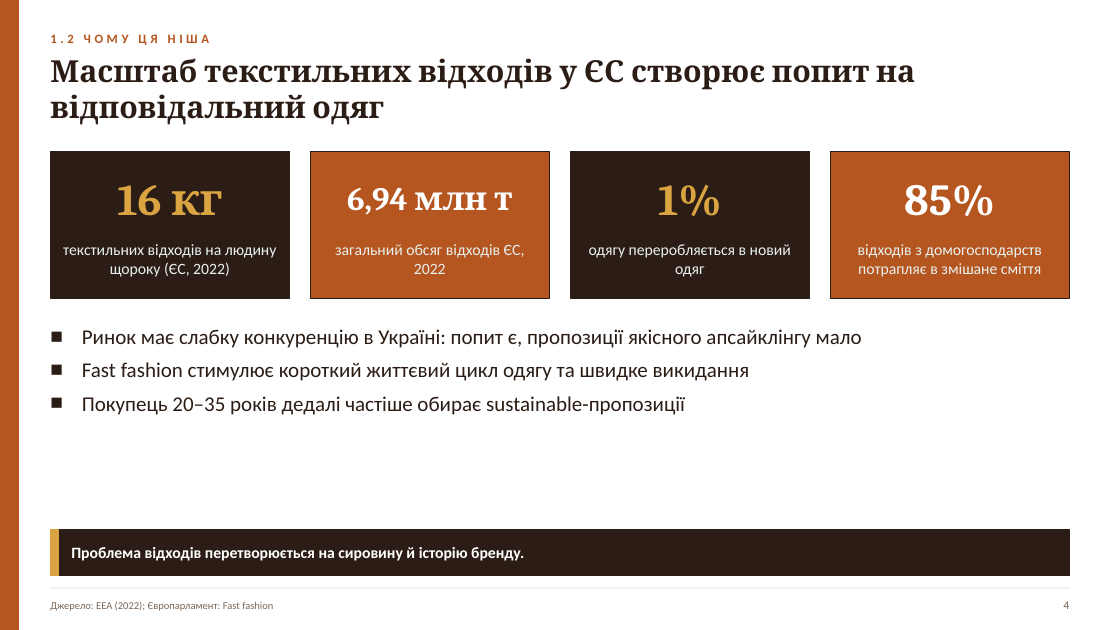
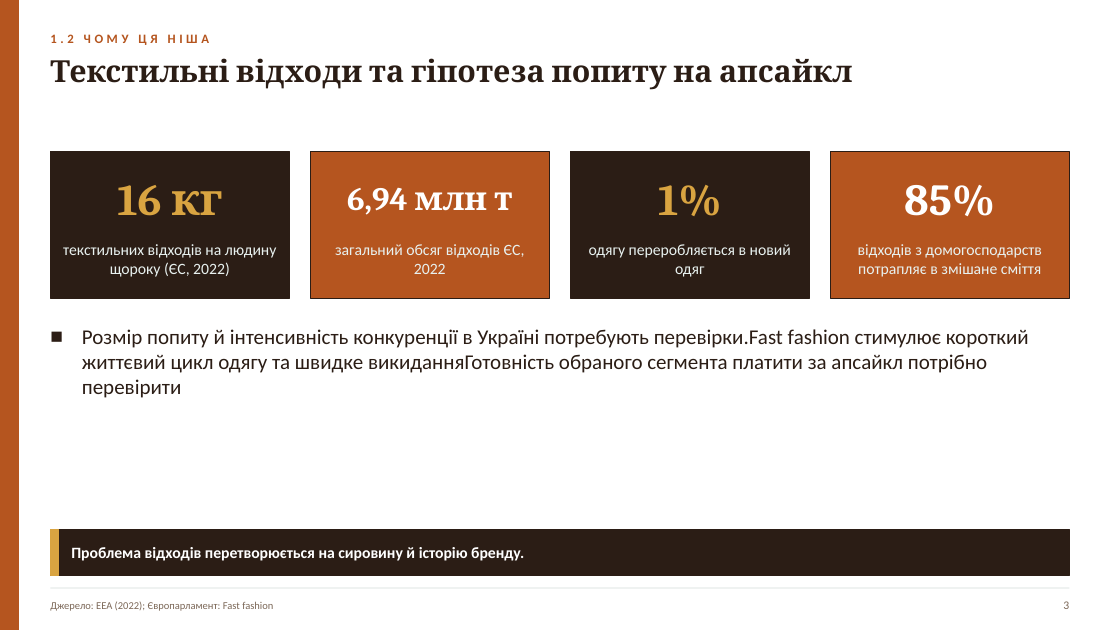
Before and after one commit to Storozh-007/anya-tasks, a slide deck: slide 3 of files/e-commerce/Брушневська_Анна_ЕК_МКР_варіант_3.pptx (slide 4 before the commit). Drawn at 1120x630 pixels with LibreOffice and Linux fonts; fonts in the diff are those of the drawing. Boxes give left, top, right and bottom in pixels: in the first picture for what was removed or moved away, otherwise in the second. Text is boxed around its words. In the diff, an @@ line names an element or a change of style, - is before the commit and + after.

```diff
--- a/files/e-commerce/Брушневська_Анна_ЕК_МКР_варіант_3.pptx
+++ b/files/e-commerce/Брушневська_Анна_ЕК_МКР_варіант_3.pptx
@@ text at (50,58,852,90): text changed @@
-Масштаб текстильних відходів у ЄС створює попит на відповідальний одяг
+Текстильні відходи та гіпотеза попиту на апсайкл
@@ text at (82,329,1029,398): text changed @@
-■ Ринок має слабку конкуренцію в Україні: попит є, пропозиції якісного апсайклінгу мало
-■ Fast fashion стимулює короткий життєвий цикл одягу та швидке викидання
-■ Покупець 20–35 років дедалі частіше обирає sustainable-пропозиції
+■ Розмір попиту й інтенсивність конкуренції в Україні потребують перевірки.Fast fashion стимулює короткий життєвий цикл одягу та швидке викиданняГотовність обраного сегмента платити за апсайкл потрібно перевірити
@@ text at (1063,601,1069,609): text changed @@
-4
+3
```
Also in this commit, not shown: 15 other slides changed, 3 slides removed, 17 other files.
